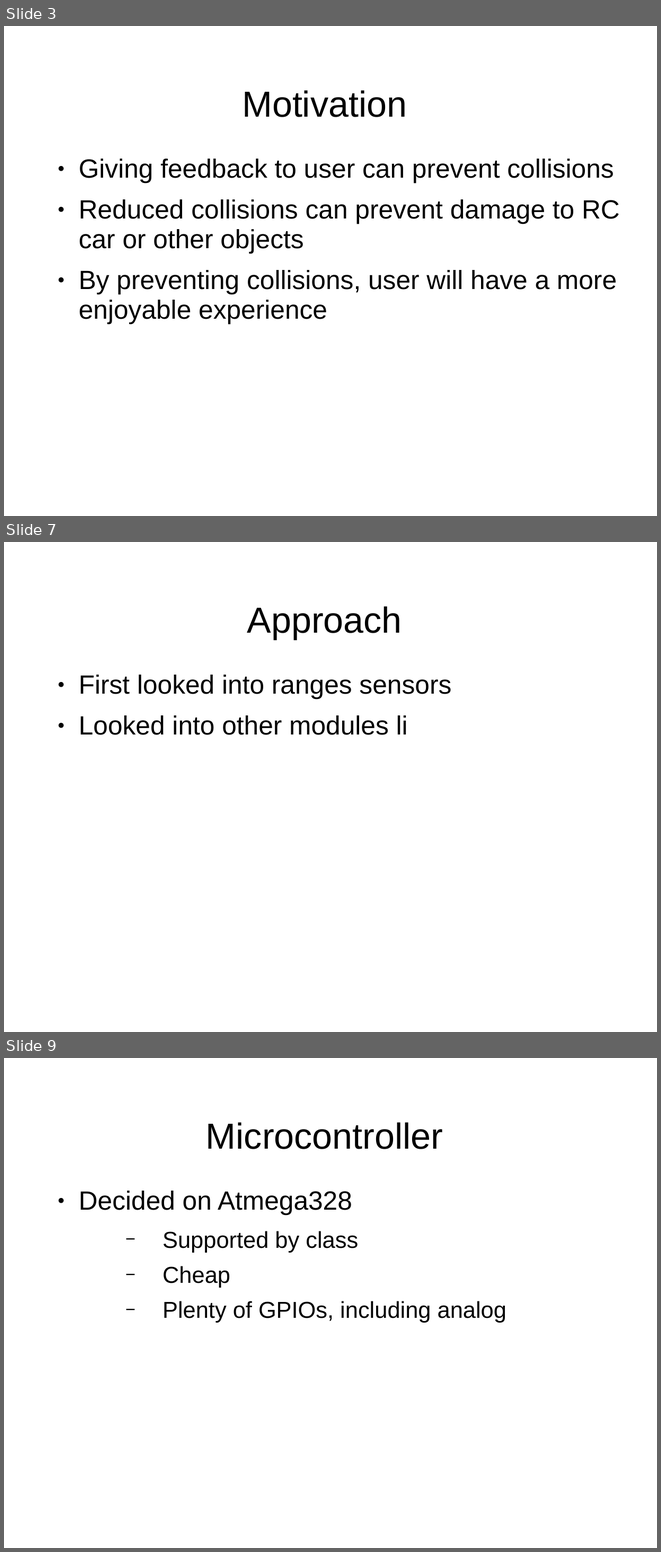
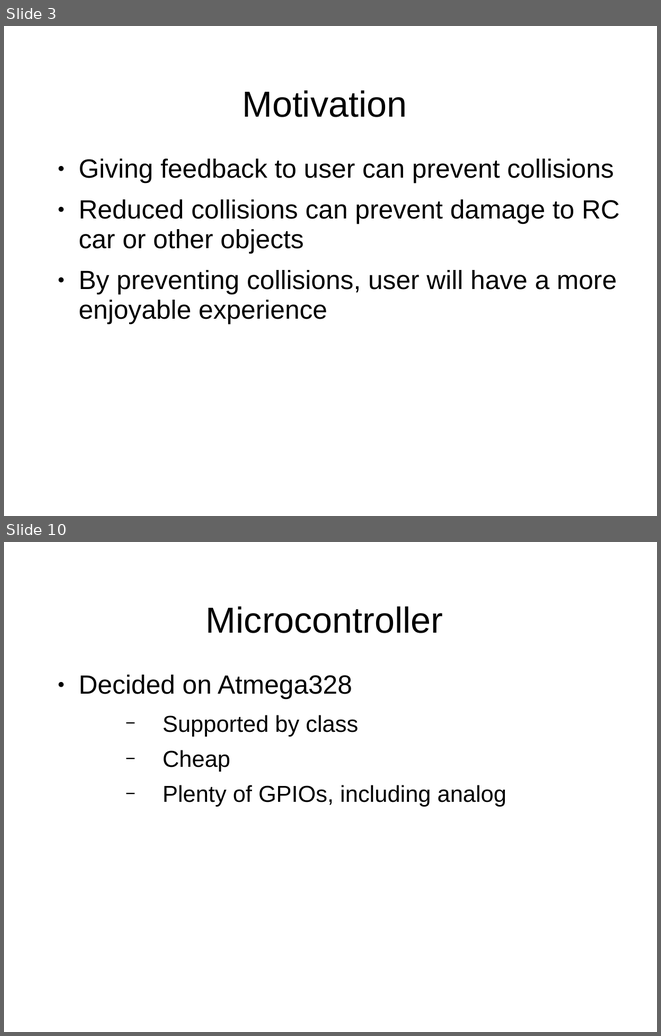
Before and after one commit to RC360Detector/RC360Detector, a slide deck: T08 - Presentation.ppt. Shown one above the other, each under a label of ours: slides 3, 7 and 9 before the commit, slides 3 and 10 after it; the slides between them are not shown. The pictures are 661x1552 and 661x1036 pixels, drawn with LibreOffice and Linux fonts; fonts in the diff are those of the drawing; background and template pictures are left out. Boxes give left, top, right and bottom in pixels: in the first picture for what was removed or moved away, otherwise in the second. Text is boxed around its words. In the diff, an @@ line names an element or a change of style, - is before the commit and + after.

```diff
--- a/T08 - Presentation.ppt
+++ b/T08 - Presentation.ppt
@@ slide 7 removed at [4,542,657,1032], background picture (left out) @@
@@ title removed at [247,606,402,640] @@
-Approach
@@ text removed at [79,674,451,735] @@
-● First looked into ranges sensors
-● Looked into other modules li
@@ what was slide 9 is now slide 10 @@
```
Also in this commit, not shown: 9 slides changed, 6 slides added, 2 other slides removed.
